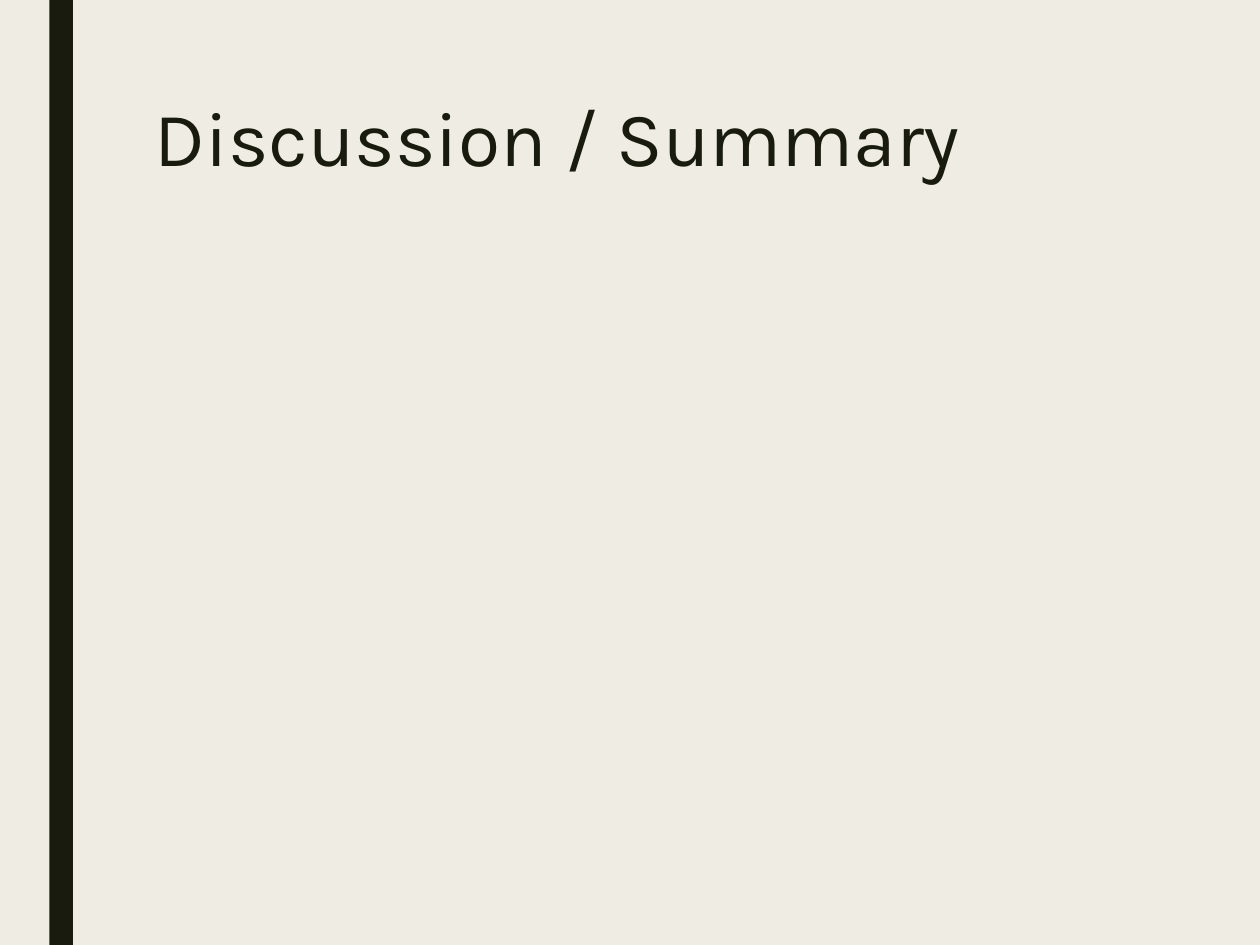
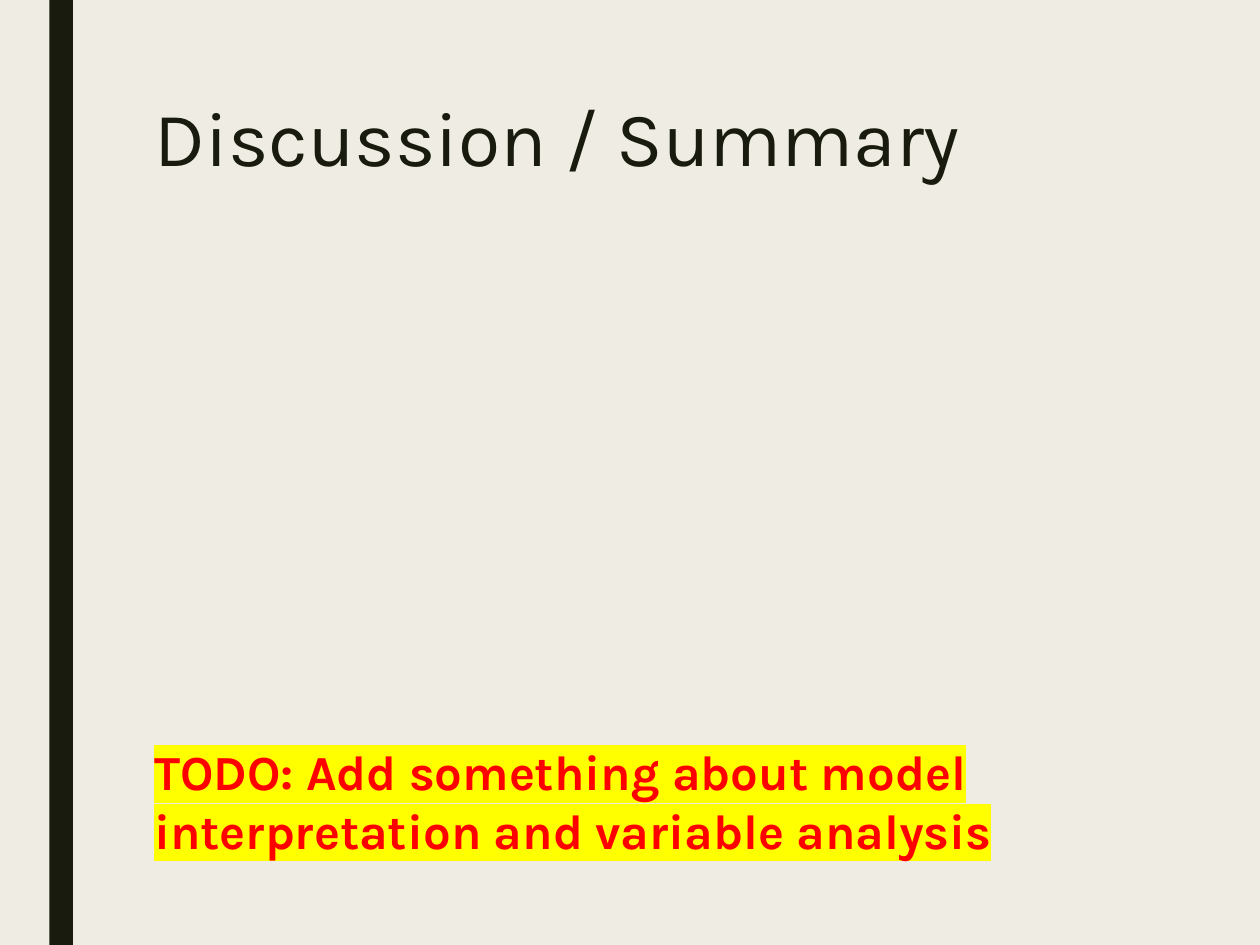
Before and after one commit to stats-learning-fall2019/final-project, a slide deck: slide 26 of presentation/gtdb-final-presentation.pptx (slide 22 before the commit). Drawn at 1260x945 pixels with LibreOffice and Linux fonts; fonts in the diff are those of the drawing; grey boxes stand for pictures. Boxes give left, top, right and bottom in pixels: in the first picture for what was removed or moved away, otherwise in the second. Text is boxed around its words. In the diff, an @@ line names an element or a change of style, - is before the commit and + after.

Commit message:
Updates presentation for "all features" models and adds graphics files

```diff
--- a/presentation/gtdb-final-presentation.pptx
+++ b/presentation/gtdb-final-presentation.pptx
@@ text added at bbox=[154, 755, 992, 860], 28 pt, text #FF0000, bold @@
+TODO: Add something about model interpretation and variable analysis
```
Also in this commit, not shown: 2 other slides changed, 4 slides added, 6 other files.
